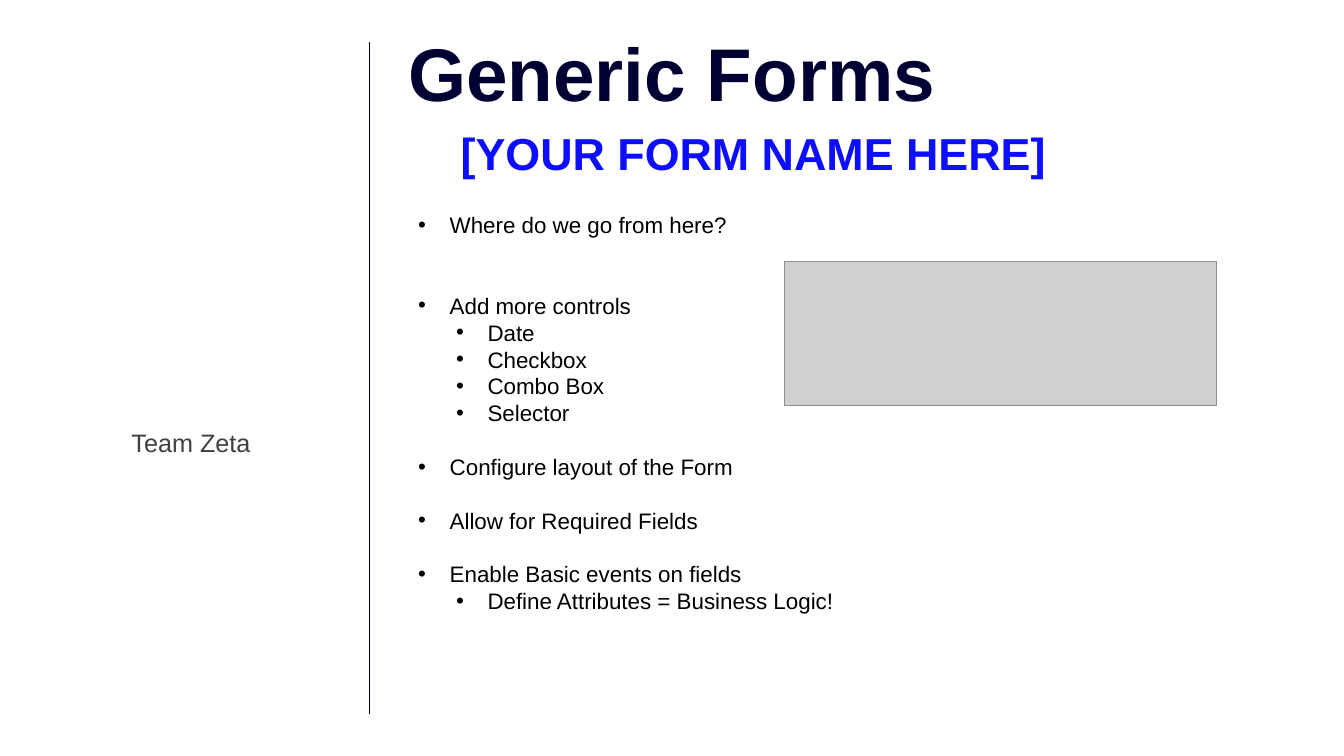
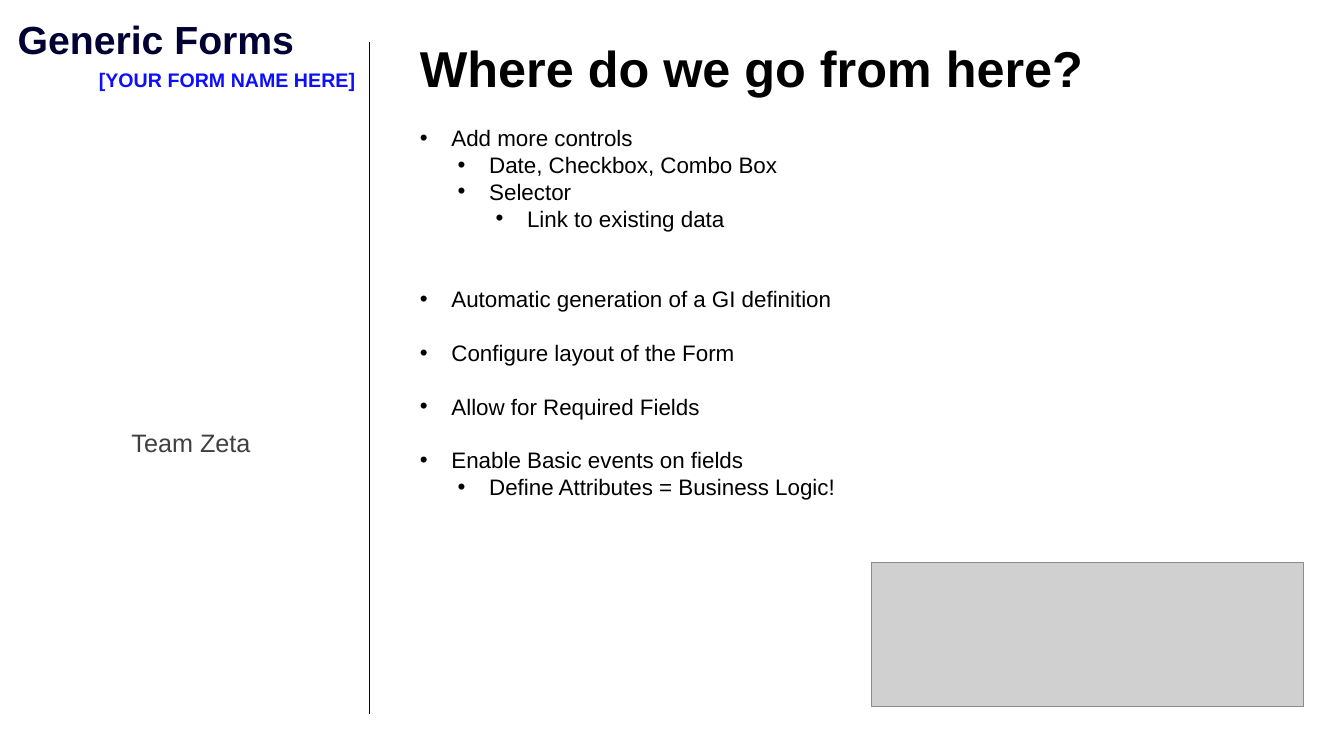
Before and after one commit to AcumaticaHackathon/2020-Team-Zeta, a slide deck: slide 6 of Misc/Summit 2020 Zeta.pptx. Drawn at 1344x756 pixels with LibreOffice and Linux fonts; fonts in the diff are those of the drawing; grey boxes stand for pictures; background and template pictures are left out. Boxes give left, top, right and bottom in pixels: in the first picture for what was removed or moved away, otherwise in the second. Text is boxed around its words. In the diff, an @@ line names an element or a change of style, - is before the commit and + after.

```diff
--- a/Misc/Summit 2020 Zeta.pptx
+++ b/Misc/Summit 2020 Zeta.pptx
@@ text "Generic Forms": place and size @@
-text "Generic Forms" at [408,47,935,102]
+text "Generic Forms" at [18,25,294,55]
@@ text "Generic Forms" at [18,25,294,55]: size 53.3 to 28 pt @@
@@ text "Where do we go from ...": place and size @@
-text "Where do we go from ..." at [450,216,833,614]
+text "Where do we go from ..." at [420,50,1083,500]
@@ text at [420,50,1083,97]: size 16 to 36 pt, bold on in "Where do we go from here?"; bullet • to none @@
@@ text "[YOUR FORM NAME HERE]": place and size @@
-text "[YOUR FORM NAME HERE]" at [461,137,1045,179]
+text "[YOUR FORM NAME HERE]" at [99,72,355,91]
@@ text "[YOUR FORM NAME HERE]" at [99,72,355,91]: size 32 to 14 pt @@
@@ text at [489,156,777,176]: text changed @@
-  • Date
-  • Checkbox
-  • Combo Box
+  • Date, Checkbox, Combo Box
@@ text at [451,210,831,312]: paragraphs added @@
+    • Link to existing data
+• Automatic generation of a GI definition
@@ picture: place and size @@
-picture at [784,262,1217,406]
+picture at [871,563,1304,707]
```
Also in this commit, not shown: 3 other slides changed.
